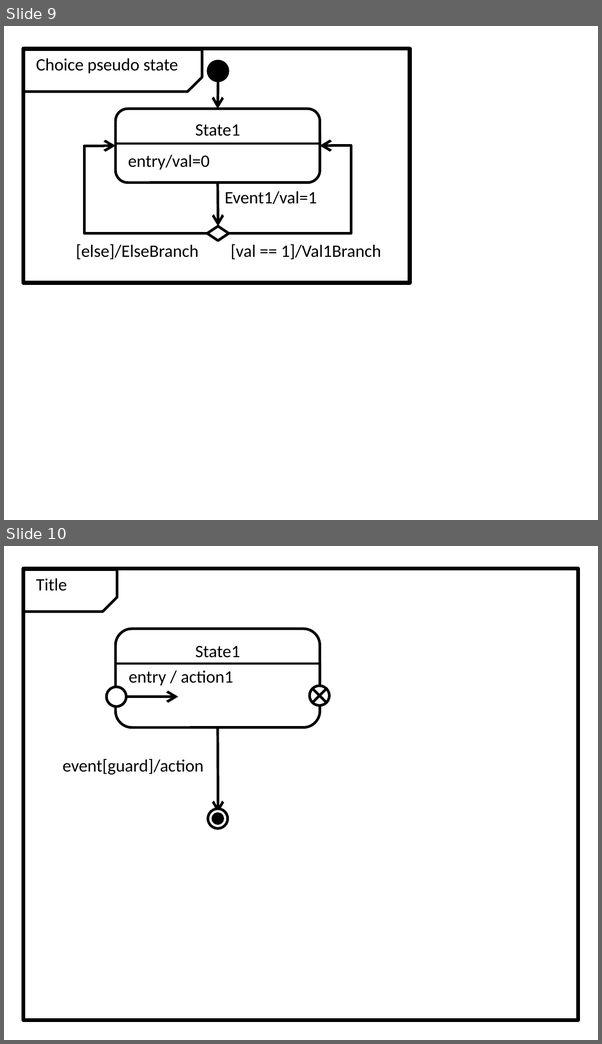
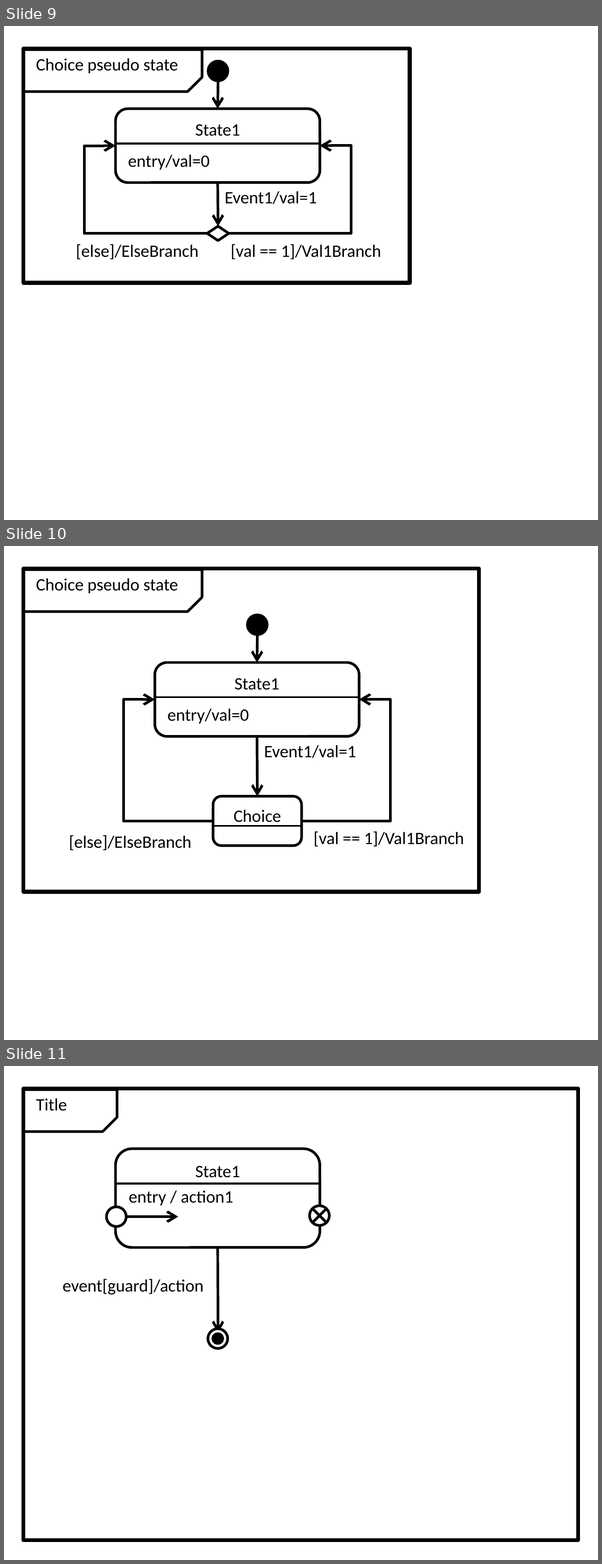
Before and after one commit to redboltz/cpp_sample, a slide deck: boost_training/msm/fig.pptx. Shown one above the other, each under a label of ours: slides 9 and 10 before the commit, slides 9, 10 and 11 after it. The pictures are 602x1044 and 602x1564 pixels, drawn with LibreOffice and Linux fonts; fonts in the diff are those of the drawing. Boxes give left, top, right and bottom in pixels: in the first picture for what was removed or moved away, otherwise in the second. Text is boxed around its words. In the diff, an @@ line names an element or a change of style, - is before the commit and + after.

```diff
--- a/boost_training/msm/fig.pptx
+++ b/boost_training/msm/fig.pptx
@@ slide 10 added at (4,546,598,1040), background #FFFFFF @@
@@ rectangle added at (23,569,478,893), outline #000000 2.25 pt @@
@@ snip rect added at (23,570,201,611), outline #000000 1.5 pt @@
@@ text added at (36,578,178,594), 10 pt, text #000000 @@
+Choice pseudo state
@@ ellipse added at (247,615,267,635), fill #000000, outline #000000 1.5 pt @@
@@ arrow added from (257, 635) to (256, 663), #000000 1.5 pt @@
@@ rounded rectangle added at (155,663,359,737), outline #000000 1.5 pt, 10 pt, text #000000 @@
+State1
@@ elbow arrow added from (212, 821) to (155, 699), #000000 1.5 pt @@
@@ line added from (156, 698) to (358, 698), #000000 1 pt @@
@@ elbow arrow added from (301, 821) to (359, 699), #000000 1.5 pt @@
@@ text added at (167,709,249,724), 10 pt, text #000000 @@
+entry/val=0
@@ arrow added from (256, 737) to (257, 797), #000000 1.5 pt @@
@@ text added at (264,745,356,759), 10 pt, text #000000 @@
+Event1/val=1
@@ rounded rectangle added at (212,797,300,846), outline #000000 1.5 pt, 10 pt, text #000000 @@
+Choice
@@ line added from (213, 826) to (301, 826), #000000 1 pt @@
@@ text added at (314,832,464,847), 10 pt, text #000000 @@
+[val == 1]/Val1Branch
@@ text added at (69,835,191,851), 10 pt, text #000000 @@
+[else]/ElseBranch
@@ what was slide 10 is now slide 11 @@
```
Also in this commit, not shown: 1 other file.
